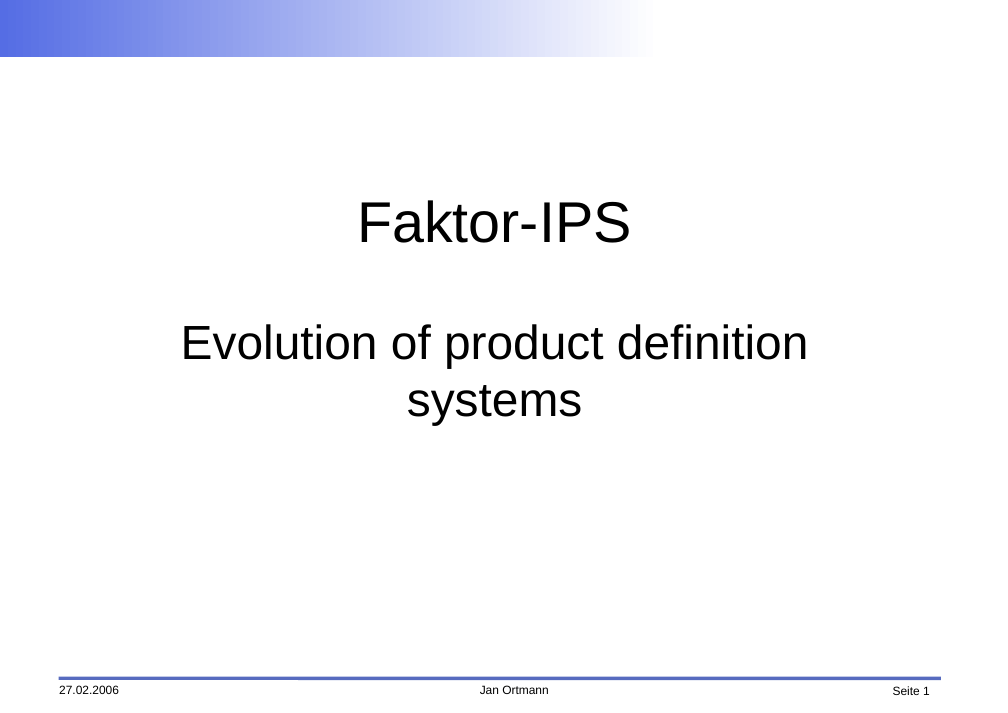
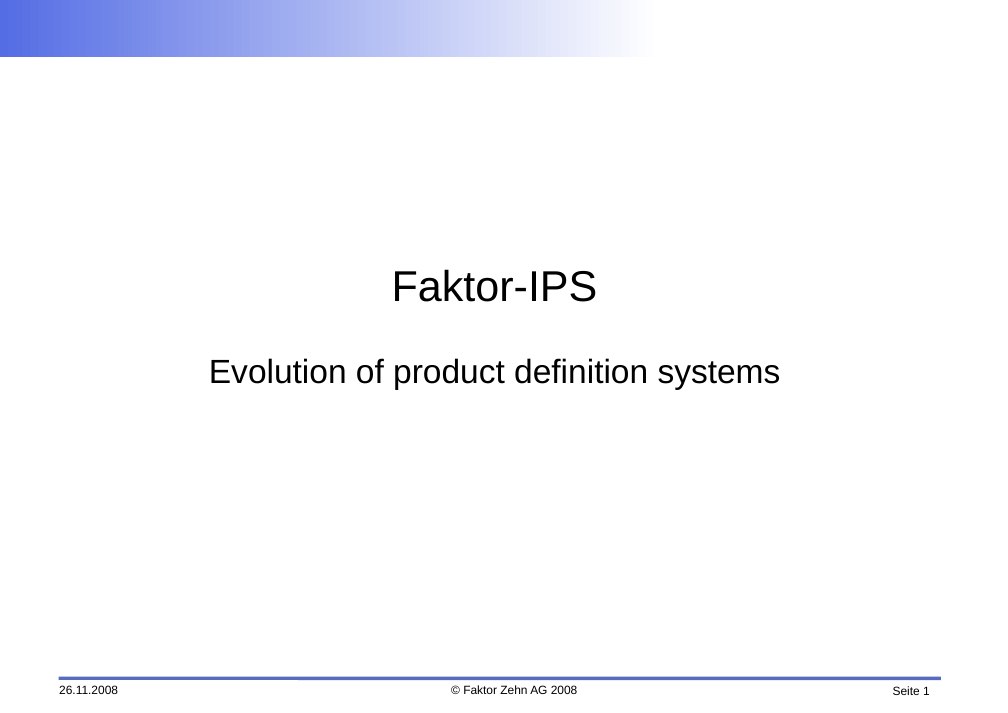
Before and after one commit to faktorips/faktorips.base, a slide deck: slide 1 of org.faktorips.doc/presentations/FaktorIPS-EvolutionOfProductDefSystems.odp. Drawn at 1008x713 pixels with LibreOffice and Linux fonts; fonts in the diff are those of the drawing; background and template pictures are left out. Boxes give left, top, right and bottom in pixels: in the first picture for what was removed or moved away, otherwise in the second. Text is boxed around its words. In the diff, an @@ line names an element or a change of style, - is before the commit and + after.

```diff
--- a/org.faktorips.doc/presentations/FaktorIPS-EvolutionOfProductDefSystems.odp
+++ b/org.faktorips.doc/presentations/FaktorIPS-EvolutionOfProductDefSystems.odp
@@ title "Faktor-IPS Evolution of product definition ...": place and size @@
-title "Faktor-IPS Evolution of product definition ..." at <box>181,200,809,425</box>
+title "Faktor-IPS Evolution of product definition ..." at <box>209,269,781,390</box>
@@ title "Faktor-IPS Evolution of product definition ..." at <box>209,269,781,390</box>: size 48 to 36 pt in "Faktor-IPS"; size 40 to 28 pt in "Evolution of product definition systems" @@
@@ text at <box>59,685,118,694</box>: text changed @@
-27.02.2006
+26.11.2008
@@ text at <box>463,685,578,694</box>: text changed @@
-Jan Ortmann
+© Faktor Zehn AG 2008
```
Also in this commit, not shown: 9 other slides changed, 36 other files.
